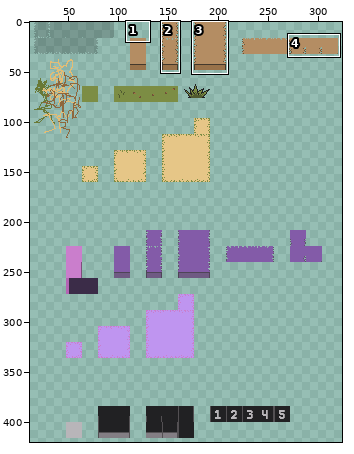
Two states of a sprite sheet, Assets/Environment/new_tiles.png. The picture above shows the old version from afar; the outline marks the close-up.
Close-up. The starting point:
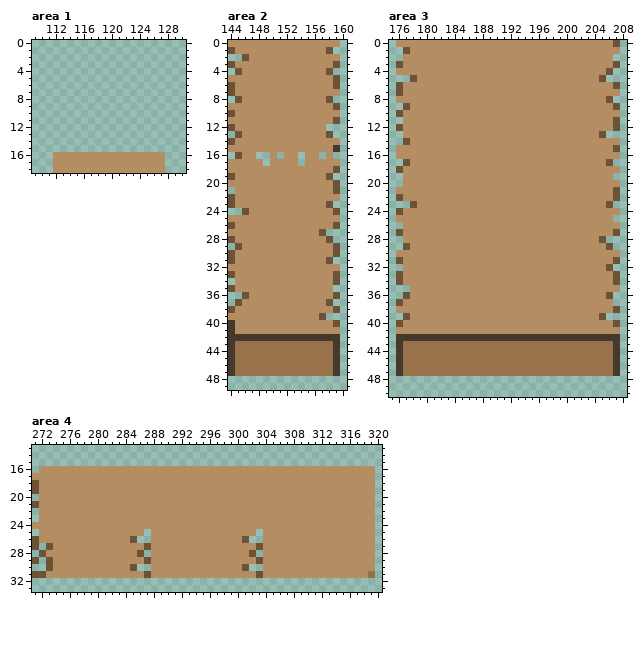
The file is 400x560 pixels. Shown: area 1: x 109..130, y 0..18; area 2: x 144..160, y 0..49; area 3: x 175..208, y 0..50; area 4: x 271..320, y 13..33. The wide view leaves out empty margins. The commit also changed other parts of the picture, which this record leaves out.
After the commit:
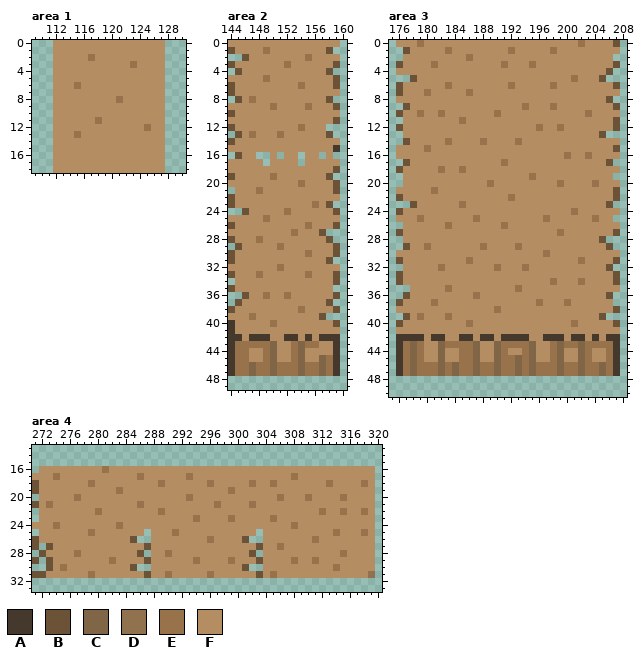
Palette (. is transparent): A #44392c  B #6c5337  C #816547  D #91724e  E #98724a  F #b48d63
What changed:
Changed rows in their new state; - is an unchanged pixel.
Area 1:
first column x 112:
 0 FFFFFFFFFFFFFFFF
 1 FFFFFFFFFFFFFFFF
 2 FFFFFEFFFFFFFFFF
 3 FFFFFFFFFFFEFFFF
 4 FFFFFFFFFFFFFFFF
 5 FFFFFFFFFFFFFFFF
 6 FFFEFFFFFFFFFFFF
 7 FFFFFFFFFFFFFFFF
 8 FFFFFFFFFEFFFFFF
 9 FFFFFFFFFFFFFFFF
10 FFFFFFFFFFFFFFFF
11 FFFFFFEFFFFFFFFF
12 FFFFFFFFFFFFFEFF
13 FFFEFFFFFFFFFFFF
14 FFFFFFFFFFFFFFFF
15 FFFFFFFFFFFFFFFF
Area 2:
first column x 147:
 1 --E------
 2 --------E
 3 -----E---
 5 --E------
 6 -------E-
 8 E--------
 9 ---E----E
12 -------E-
13 E---E----
first column x 146:
19 ----E--------
20 --------E----
21 --E----------
23 ----------E--
24 ------E------
25 ---E---------
26 ---------E---
27 -------E-----
28 --E----------
29 -----E-------
30 ---------E---
32 -----E-------
33 --E------E---
36 ---E--E------
38 --------E----
39 -E-----------
40 ----E--------
42 F---FF--F-F--
43 ----CFF-C--FF
44 -FF-CFF-CFFFF
45 -FF-CFF-CFFC-
46 -C--C---C--C-
47 -C--C---C--C-
Area 3:
first column x 178:
 0 -E----------------------E---
 1 -----E--------E-----E-------
 2 --------E-------------------
 3 ---E---------E---E----------
 5 -----------------------E----
 6 -----E--------E-----E-------
 7 --E-----E-------------------
 9 ----------------E---E-------
10 -E--E-------E------------E--
11 -------E--------------------
12 ------------------E--E------
14 -----E----E----E------------
15 --E-------------------------
16 ----------------------E--E--
17 -------------E--------------
18 ----E--E--------------------
19 -----------------E----------
20 -----------E---------E----E-
21 ---E------------------------
22 --------------E-------------
23 -------E--------------------
24 -----------------------E----
25 -E-------E---------E------E-
26 -----E-------E--------------
27 ---------------------E------
29 --E-------E----E------------
30 -------------------E--------
31 --------E---------------E---
32 ----E-------E---E-----------
34 --------------------E---E---
35 -----E---------E------------
36 ---------E------------------
37 ---E--------------E---E-----
38 ------------E---------------
39 -E---E----------------------
40 --------E--------------E----
42 --F--FF--F--F----FF---F--F-F
43 C-FFC----CFFC----CFF-C--C---
44 C-FFCFF--CFFC-FF-CFF-CFFC-FF
45 C-FFCFF--CFFC--C-CFF-CFFC-FF
46 C---C-C--C--C--C-C---C--C--C
47 C---C-C--C--C--C-C---C--C--C
Area 4:
first column x 273:
16 --------E-------------------------------------
17 -E-----------E------E--------------E----------
18 ------E---------E------E-----E--E-------E----E
19 ----------E---------------E-------------------
20 ----E---------------E------------E---E----E---
21 E------------E----------E----E----------------
22 -------E--------E----------------------E--E--E
23 ---------------------E----E-----E-------------
24 -E--------E------------------------E----------
25 ------E-----------E----------------------E---E
26 -----------------------E--------------E-------
27 ---------------------------------E------------
28 ----E------------E------------------------E---
29 ---------E-----------E----E--------E--E-------
30 --E--------------------------------------E----
31 ------E----------E-----E--------E-------------
Changed places in both close-ups, as pixel boxes (x1, y1, x2, y2):
added: (53, 40, 165, 152)
changed: (249, 47, 312, 138)
changed: (242, 173, 333, 376)
changed: (410, 40, 606, 376)
changed: (46, 466, 368, 578)
